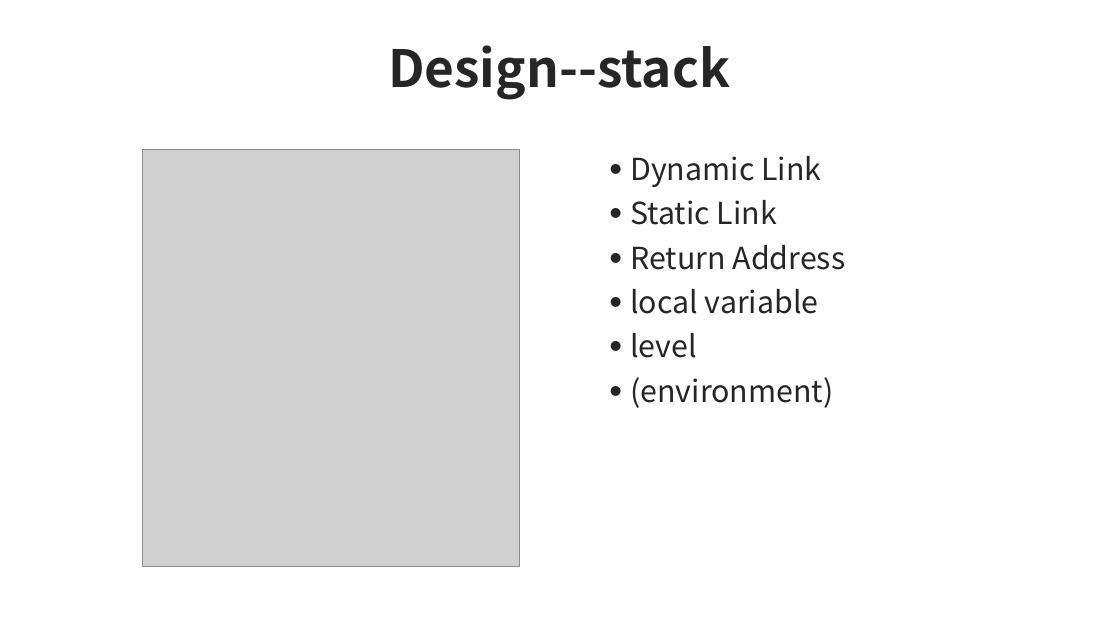
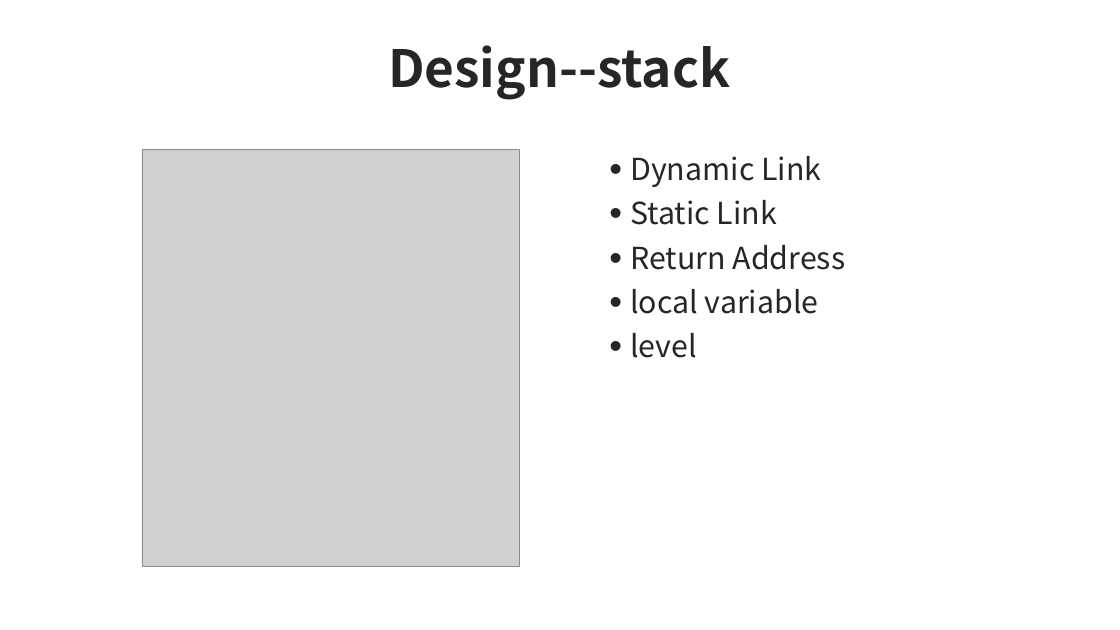
Before and after one commit to heqin-zhu/PL0-parser, a slide deck: slide 12 of src/display.pptx (slide 10 before the commit). Drawn at 1120x630 pixels with LibreOffice and Linux fonts; fonts in the diff are those of the drawing; grey boxes stand for pictures; background and template pictures are left out. Boxes give left, top, right and bottom in pixels: in the first picture for what was removed or moved away, otherwise in the second. Text is boxed around its words. In the diff, an @@ line names an element or a change of style, - is before the commit and + after.

```diff
--- a/src/display.pptx
+++ b/src/display.pptx
@@ text at [630,377,833,408]: paragraph removed @@
-• (environment)
```
Also in this commit, not shown: 5 other slides changed, 3 other files.
